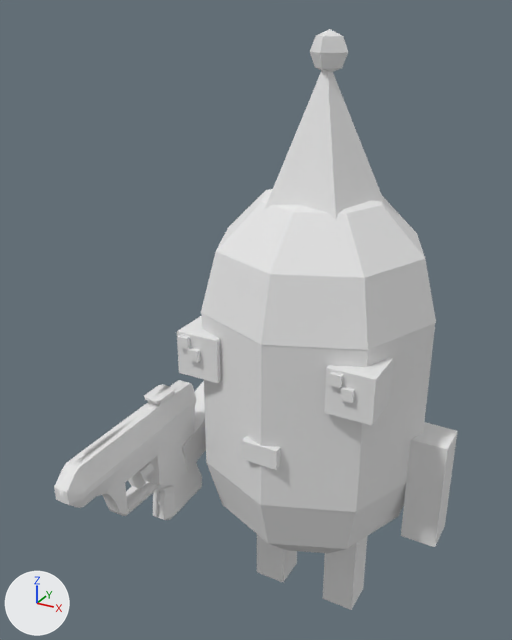
An edit to the OBJ model projects/Birthday Splash Bash 0.2/res/models/Dunce.obj, drawn before and after from the same camera.
The view is the same before and after, from a 50 mm lens placed at (2.32, -5.33, 5.55), pointed at (-0.32, -0.54, 3.16). The lights are fixed; the arrows at lower left show +X, +Y and +Z. Where no turn or scale is listed for an object, it has been applied to the vertices.
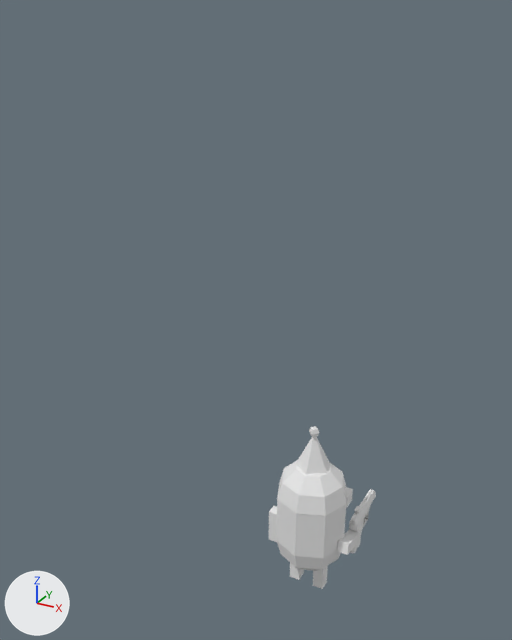
Location of each change, (x1, y1, x2, y2) in pixels of the pictures (512 x 640 px):
'Cylinder_Cylinder.001', deleted: before (201, 313, 435, 512)
'Sphere.002', deleted: before (201, 189, 436, 350)
'Cone', reshaped: before (265, 70, 386, 220); after (269, 426, 376, 589)
'Cube_Cube.001', deleted: before (54, 380, 202, 520)
'Sphere.003', deleted: before (206, 462, 406, 553)
'Cube.013', deleted: before (401, 422, 458, 547)
'Cube.015', deleted: before (324, 358, 393, 426)
'Cube.011', deleted: before (323, 536, 367, 610)
'Cube.014', deleted: before (177, 316, 221, 383)
'Sphere.004', deleted: before (310, 29, 348, 72)
'Cube.010', deleted: before (257, 534, 297, 582)
'Cube.012', deleted: before (182, 381, 206, 472)
'Cube.016', deleted: before (242, 436, 280, 470)
'Cylinder.001_Cylinder', deleted: before (128, 463, 154, 489)
'Cube.003', deleted: before (340, 386, 355, 403)
'Cube.001', deleted: before (329, 372, 343, 388)
'Cube', deleted: before (177, 335, 190, 349)
'Cube.002', deleted: before (188, 348, 200, 362)
part 1 of me_cone, added: after (269, 426, 376, 589)
part 2 of me_cone, deleted: before (265, 70, 386, 220)

The change, as a list of edits to the scene's bpy script:
```text
Change me_cone:
    used by ob_cone; location = (0.0, 0.0, 0.0)
    remove me_cone.from_pydata(...)  # 7 vertices, 7 faces; spans x -0.512..0.539, y -0.47..0.53, z 4.025..5.211
    add me_cone.from_pydata(...)  # 653 vertices, 1263 faces; spans x -0.44..0.461, y -0.347..0.783, z 0.015..1.9
    me_cone part 1: 653 vertices added at x -0.44..0.461, y -0.347..0.783, z 0.015..1.9
    me_cone part 2: 7 vertices removed from x -0.512..0.539, y -0.47..0.53, z 4.025..5.211
Remove ob_cube:
    ob_cube = bpy.data.objects.new('Cube', me_cube)
    ob_cube.location = (0.0, 0.0, 0.0)
Remove ob_cube_001:
    ob_cube_001 = bpy.data.objects.new('Cube.001', me_cube_001)
    ob_cube_001.location = (0.0, 0.0, 0.0)
Remove ob_cube_002:
    ob_cube_002 = bpy.data.objects.new('Cube.002', me_cube_002)
    ob_cube_002.location = (0.0, 0.0, 0.0)
Remove ob_cube_003:
    ob_cube_003 = bpy.data.objects.new('Cube.003', me_cube_003)
    ob_cube_003.location = (0.0, 0.0, 0.0)
Remove ob_cube_010:
    ob_cube_010 = bpy.data.objects.new('Cube.010', me_cube_010)
    ob_cube_010.location = (0.0, 0.0, 0.0)
Remove ob_cube_011:
    ob_cube_011 = bpy.data.objects.new('Cube.011', me_cube_011)
    ob_cube_011.location = (0.0, 0.0, 0.0)
Remove ob_cube_012:
    ob_cube_012 = bpy.data.objects.new('Cube.012', me_cube_012)
    ob_cube_012.location = (0.0, 0.0, 0.0)
Remove ob_cube_013:
    ob_cube_013 = bpy.data.objects.new('Cube.013', me_cube_013)
    ob_cube_013.location = (0.0, 0.0, 0.0)
Remove ob_cube_014:
    ob_cube_014 = bpy.data.objects.new('Cube.014', me_cube_014)
    ob_cube_014.location = (0.0, 0.0, 0.0)
Remove ob_cube_015:
    ob_cube_015 = bpy.data.objects.new('Cube.015', me_cube_015)
    ob_cube_015.location = (0.0, 0.0, 0.0)
Remove ob_cube_016:
    ob_cube_016 = bpy.data.objects.new('Cube.016', me_cube_016)
    ob_cube_016.location = (0.0, 0.0, 0.0)
Remove ob_cube_cube_001:
    ob_cube_cube_001 = bpy.data.objects.new('Cube_Cube.001', me_cube_cube_001)
    ob_cube_cube_001.location = (0.0, 0.0, 0.0)
Remove ob_cylinder_001_cylinder:
    ob_cylinder_001_cylinder = bpy.data.objects.new('Cylinder.001_Cylinder', me_cylinder_001_cylinder)
    ob_cylinder_001_cylinder.location = (0.0, 0.0, 0.0)
Remove ob_cylinder_cylinder_001:
    ob_cylinder_cylinder_001 = bpy.data.objects.new('Cylinder_Cylinder.001', me_cylinder_cylinder_001)
    ob_cylinder_cylinder_001.location = (0.0, 0.0, 0.0)
Remove ob_sphere_002:
    ob_sphere_002 = bpy.data.objects.new('Sphere.002', me_sphere_002)
    ob_sphere_002.location = (0.0, 0.0, 0.0)
Remove ob_sphere_003:
    ob_sphere_003 = bpy.data.objects.new('Sphere.003', me_sphere_003)
    ob_sphere_003.location = (0.0, 0.0, 0.0)
Remove ob_sphere_004:
    ob_sphere_004 = bpy.data.objects.new('Sphere.004', me_sphere_004)
    ob_sphere_004.location = (0.0, 0.0, 0.0)
```
